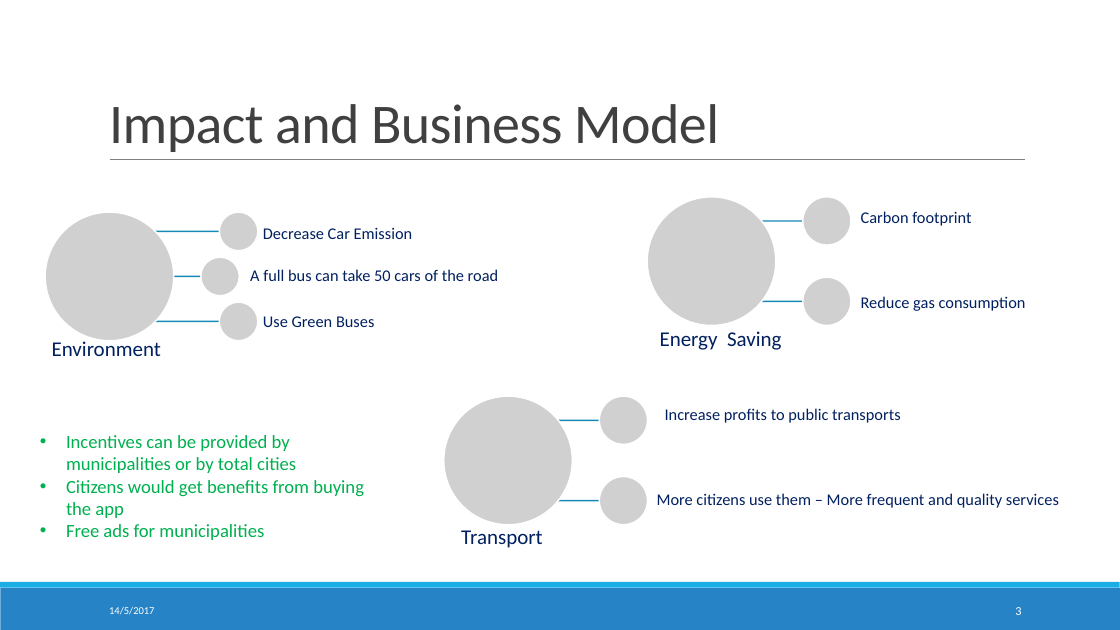
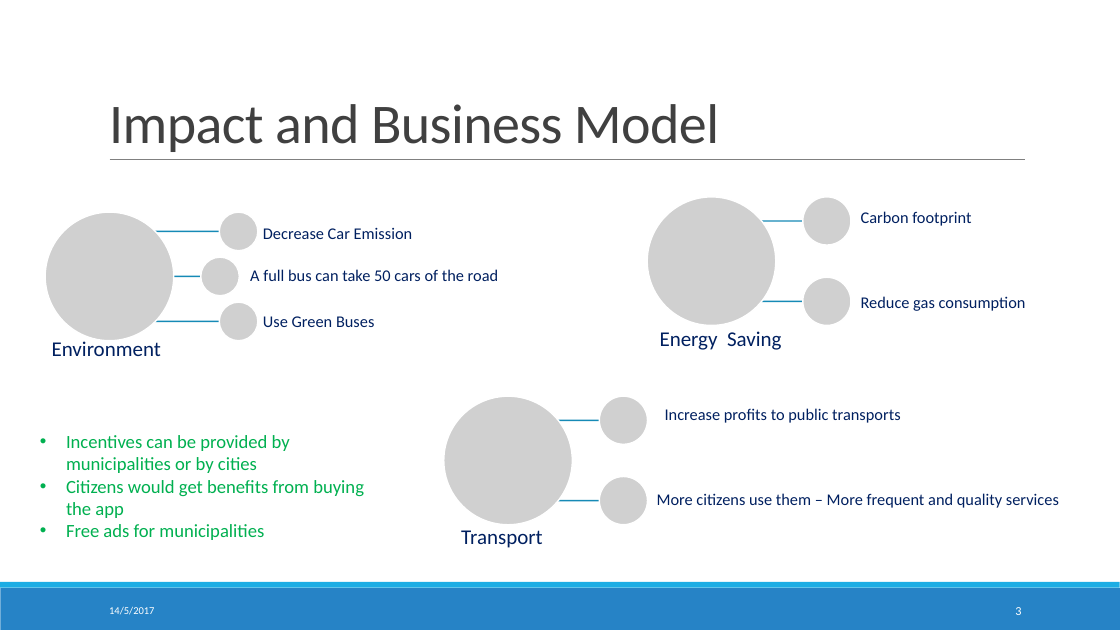
Before and after one commit to crowdhackathon-smartcity/Opencity, a slide deck: slide 3 of Presentation/presentation.pptx. Drawn at 1120x630 pixels with LibreOffice and Linux fonts; fonts in the diff are those of the drawing; grey boxes stand for pictures. Boxes give left, top, right and bottom in pixels: in the first picture for what was removed or moved away, otherwise in the second. Text is boxed around its words. In the diff, an @@ line names an element or a change of style, - is before the commit and + after.

```diff
--- a/Presentation/presentation.pptx
+++ b/Presentation/presentation.pptx
@@ text at [66, 435, 290, 473]: text changed @@
-• Incentives can be provided by municipalities or by total cities
+• Incentives can be provided by municipalities or by cities
```
Also in this commit, not shown: 1 other slide changed.
